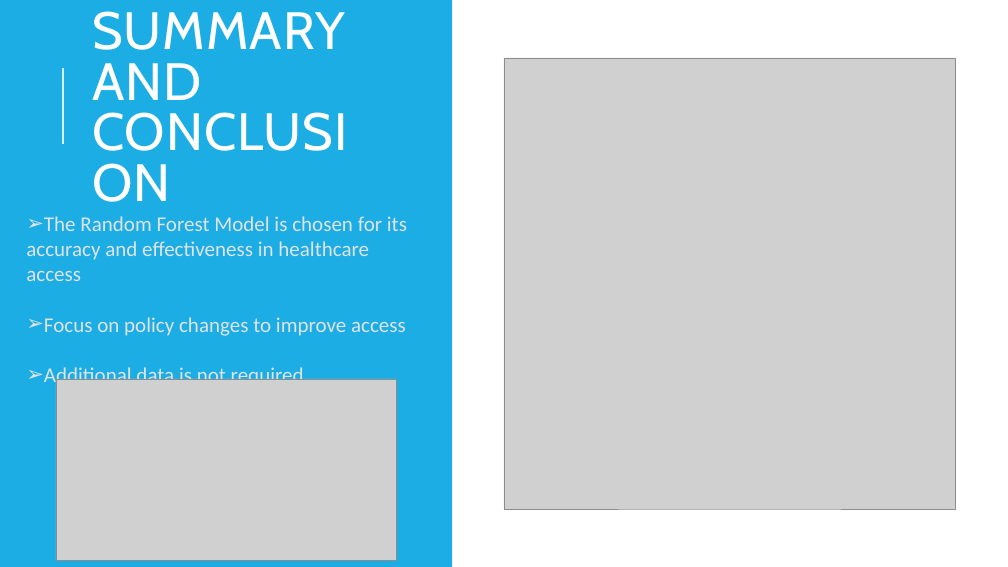
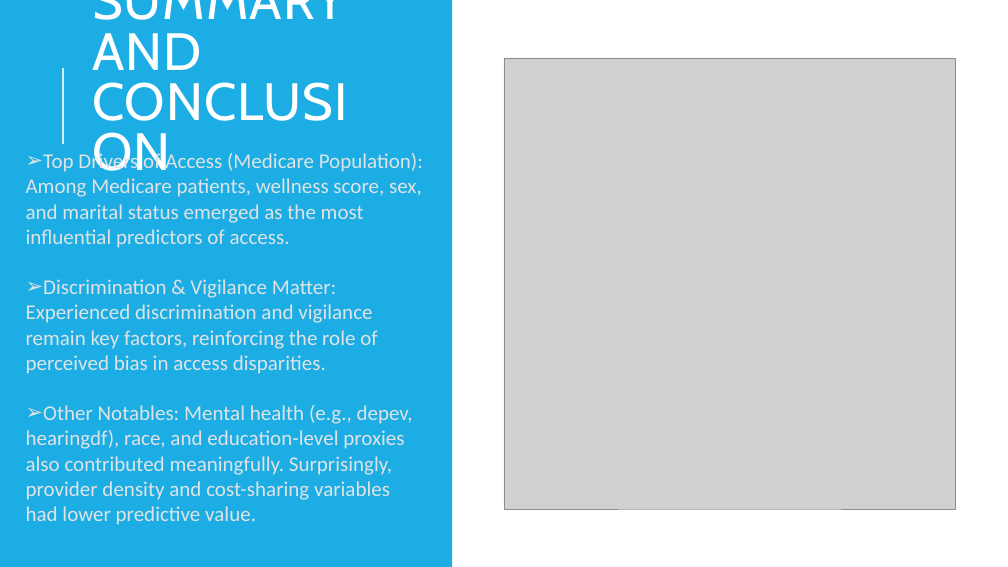
Before and after one commit to BTExpress1/capstonetwo, a slide deck: slide 6 of docs/Capstone Two Project Presentation.pptx. Drawn at 1008x567 pixels with LibreOffice and Linux fonts; fonts in the diff are those of the drawing; grey boxes stand for pictures. Boxes give left, top, right and bottom in pixels: in the first picture for what was removed or moved away, otherwise in the second. Text is boxed around its words. In the diff, an @@ line names an element or a change of style, - is before the commit and + after.

```diff
--- a/docs/Capstone Two Project Presentation.pptx
+++ b/docs/Capstone Two Project Presentation.pptx
@@ title "SUMMARY AND CONCLUSION" rewrapped from [92,11,345,100] to [92,0,345,70] @@
@@ text at [26,151,423,525]: text changed @@
-➢ The Random Forest Model is chosen for its accuracy and effectiveness in healthcare access
-➢ Focus on policy changes to improve access
-➢ Additional data is not required
+➢ Top Drivers of Access (Medicare Population): Among Medicare patients, wellness score, sex, and marital status emerged as the most influential predictors of access.
+➢ Discrimination & Vigilance Matter: Experienced discrimination and vigilance remain key factors, reinforcing the role of perceived bias in access disparities.
+➢ Other Notables: Mental health (e.g., depev, hearingdf), race, and education-level proxies also contributed meaningfully. Surprisingly, provider density and cost-sharing variables had lower predictive value.
@@ picture removed at [56,379,396,561] @@
```
Also in this commit, not shown: 3 other slides changed, 1 other file.
